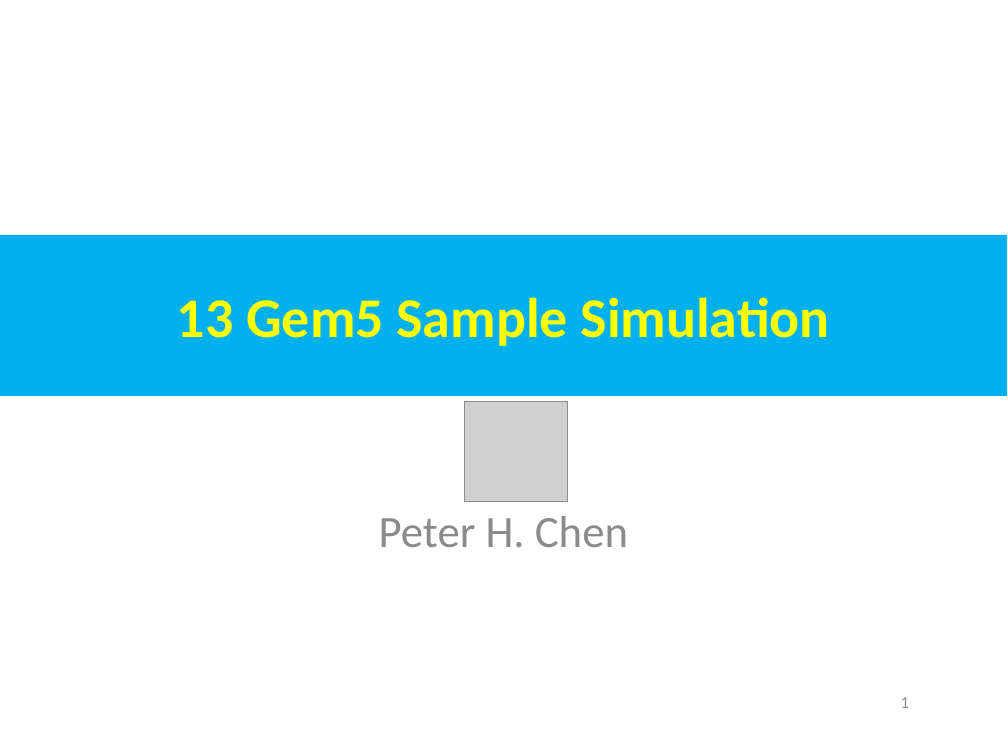
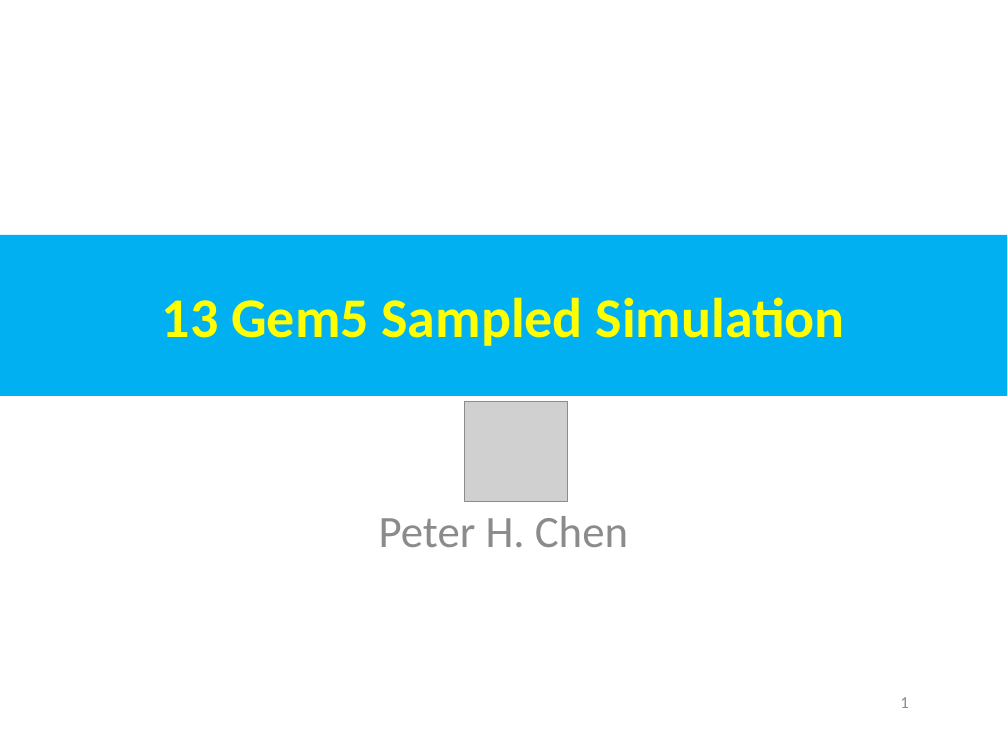
Before and after one commit to peterhchen/AIU_CS850_Gem5_McPAT, a slide deck: slide 1 of 050_Gem5/013.SampleSim/000_Video/013.SampleSim.ppt. Drawn at 1008x756 pixels with LibreOffice and Linux fonts; fonts in the diff are those of the drawing; grey boxes stand for pictures. Boxes give left, top, right and bottom in pixels: in the first picture for what was removed or moved away, otherwise in the second. Text is boxed around its words. In the diff, an @@ line names an element or a change of style, - is before the commit and + after.

```diff
--- a/050_Gem5/013.SampleSim/000_Video/013.SampleSim.ppt
+++ b/050_Gem5/013.SampleSim/000_Video/013.SampleSim.ppt
@@ text in rectangle at (162,297,845,346): text changed @@
-13 Gem5 Sample Simulation
+13 Gem5 Sampled Simulation
```
Also in this commit, not shown: 13 other slides changed, 7 slides added.
